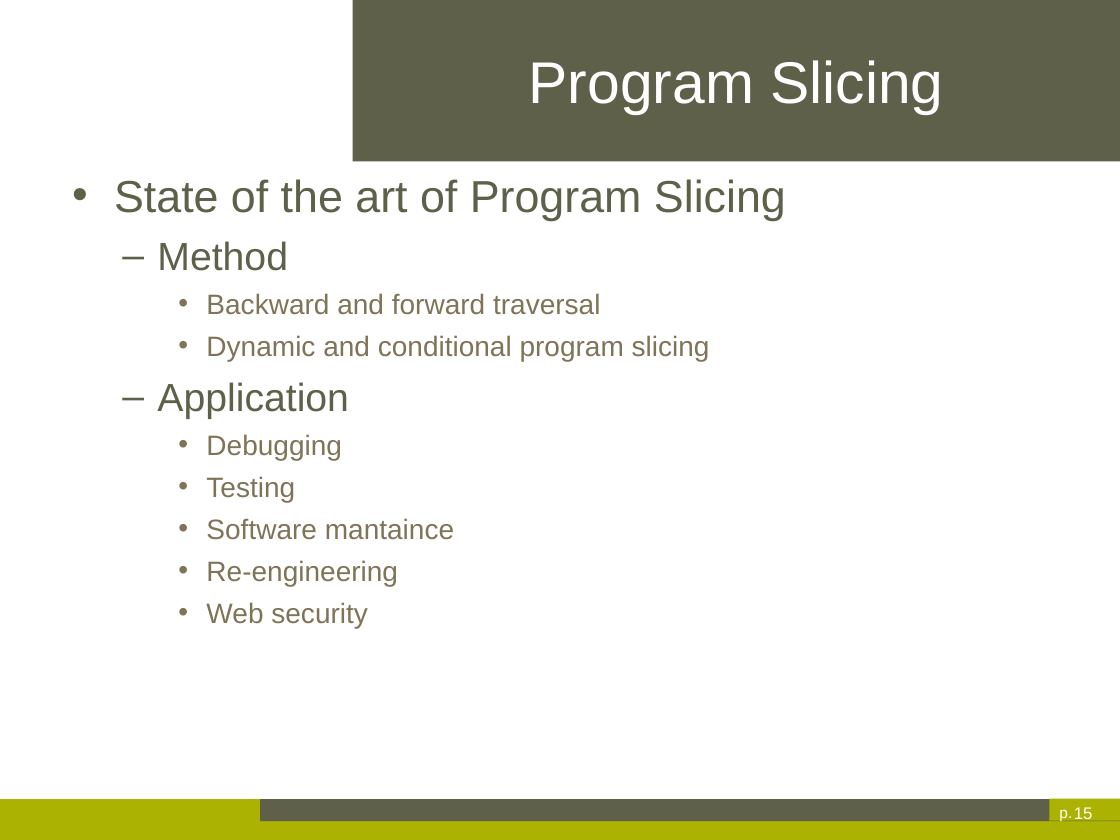
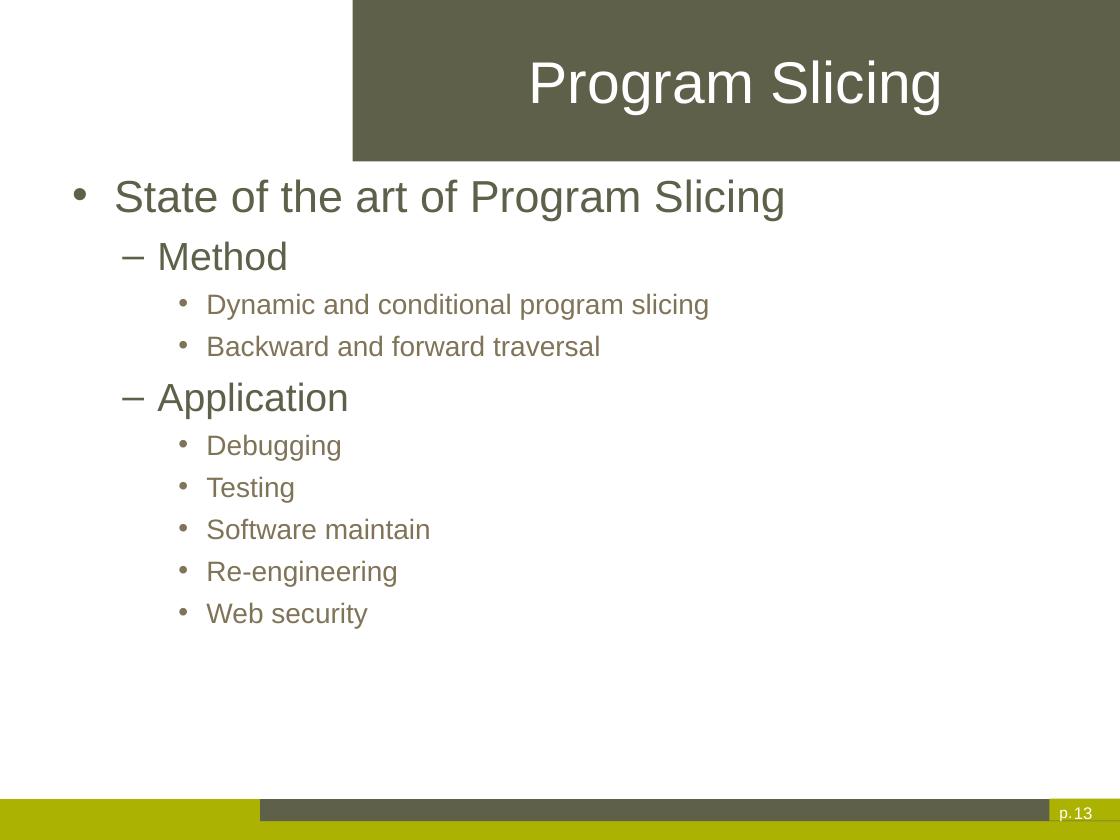
Before and after one commit to axrbao/Thesis-dessertation, a slide deck: slide 13 of Xinran AI-Thesis Presentation.pptx (slide 15 before the commit). Drawn at 1120x840 pixels with LibreOffice and Linux fonts; fonts in the diff are those of the drawing; background and template pictures are left out. Boxes give left, top, right and bottom in pixels: in the first picture for what was removed or moved away, otherwise in the second. Text is boxed around its words. In the diff, an @@ line names an element or a change of style, - is before the commit and + after.

```diff
--- a/Xinran AI-Thesis Presentation.pptx
+++ b/Xinran AI-Thesis Presentation.pptx
@@ text at (206,293,710,319): paragraph added @@
+    • Dynamic and conditional program slicing
@@ text at (206,335,710,361): paragraph removed @@
-    • Dynamic and conditional program slicing
@@ text at (206,518,431,540): text changed @@
-    • Software mantaince
+    • Software maintain
@@ page number at (1074,807,1093,819): text changed @@
-15
+13
```
Also in this commit, not shown: 16 other slides changed, 5 slides removed.
